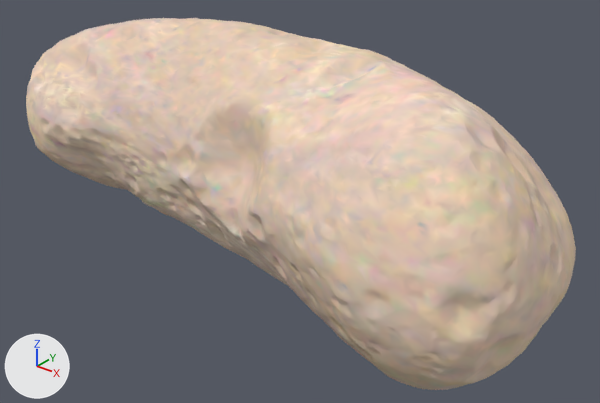
The glTF model public/assets/models/eros/eros_shape_4k.glb as it was, and as the next commit left it.
Camera for both pictures: a 50 mm lens placed at (23.5, -28.5, 15.9), pointed at (0.5, 0.3, -2.0). The lights are fixed; the arrows at lower left show +X, +Y and +Z. The first picture is the older version.

Before the edit, the objects in view are built like this:
```python
mat_eros = bpy.data.materials.new('eros')
mat_eros.use_nodes = True; mat_eros.node_tree.nodes.clear()
_N = mat_eros.node_tree.nodes; _L = mat_eros.node_tree.links
n0 = _N.new('ShaderNodeBsdfPrincipled'); n0.name = 'Principled BSDF'
n0.inputs[2].default_value = 1.0  # 'Roughness'
n1 = _N.new('ShaderNodeOutputMaterial'); n1.name = 'Material Output'
n2 = _N.new('ShaderNodeVertexColor'); n2.name = 'Color Attribute'
_L.new(n0.outputs[0], n1.inputs[0])  # 'BSDF' to 'Surface'
_L.new(n2.outputs[0], n0.inputs[0])  # 'Color' to 'Base Color'
me_eros = bpy.data.meshes.new('eros')
me_eros.from_pydata(...)  # 30001 vertices, 59998 faces; spans x -17.6..15.1, y -8.3..8.6, z -6.1..5.9
me_eros.materials.append(mat_eros)
ob_eros = bpy.data.objects.new('eros', me_eros)
ob_eros.location = (0.0, 0.0, 0.0)
```
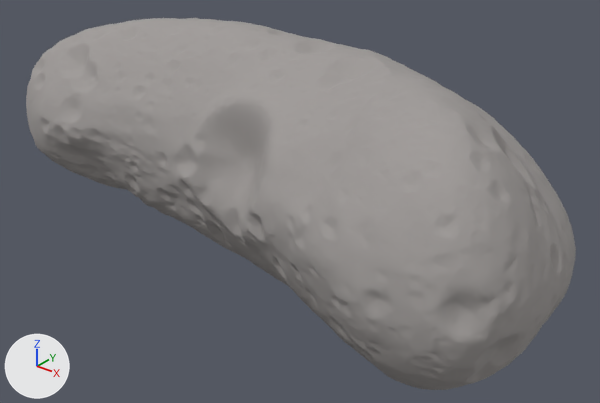
Boxes [x1, y1, x2, y2] around the edits, measured in the pictures (600 x 403 px):
'eros', recoloured (darker): [26, 18, 576, 390] in both

Patch to the scene script:
```diff
--- a/public/assets/models/eros/eros_shape_4k.glb.py
+++ b/public/assets/models/eros/eros_shape_4k.glb.py
@@ mat_eros @@
 n0 = _N.new('ShaderNodeBsdfPrincipled'); n0.name = 'Principled BSDF'
+n0.inputs[0].default_value = (0.35, 0.33, 0.32, 1.0)  # 'Base Color', grey #a09b99
 n0.inputs[2].default_value = 1.0  # 'Roughness'
 n1 = _N.new('ShaderNodeOutputMaterial'); n1.name = 'Material Output'
-n2 = _N.new('ShaderNodeVertexColor'); n2.name = 'Color Attribute'
 _L.new(n0.outputs[0], n1.inputs[0])  # 'BSDF' to 'Surface'
-_L.new(n2.outputs[0], n0.inputs[0])  # 'Color' to 'Base Color'
@@ me_eros @@
 me_eros.from_pydata(...)  # 30001 vertices, 59998 faces; spans x -17.6..15.1, y -8.3..8.6, z -6.1..5.9
 # used by ob_eros; location = (0.0, 0.0, 0.0)
+# me_eros part 1: vertex colours changed
 me_eros.materials.append(mat_eros)
```
